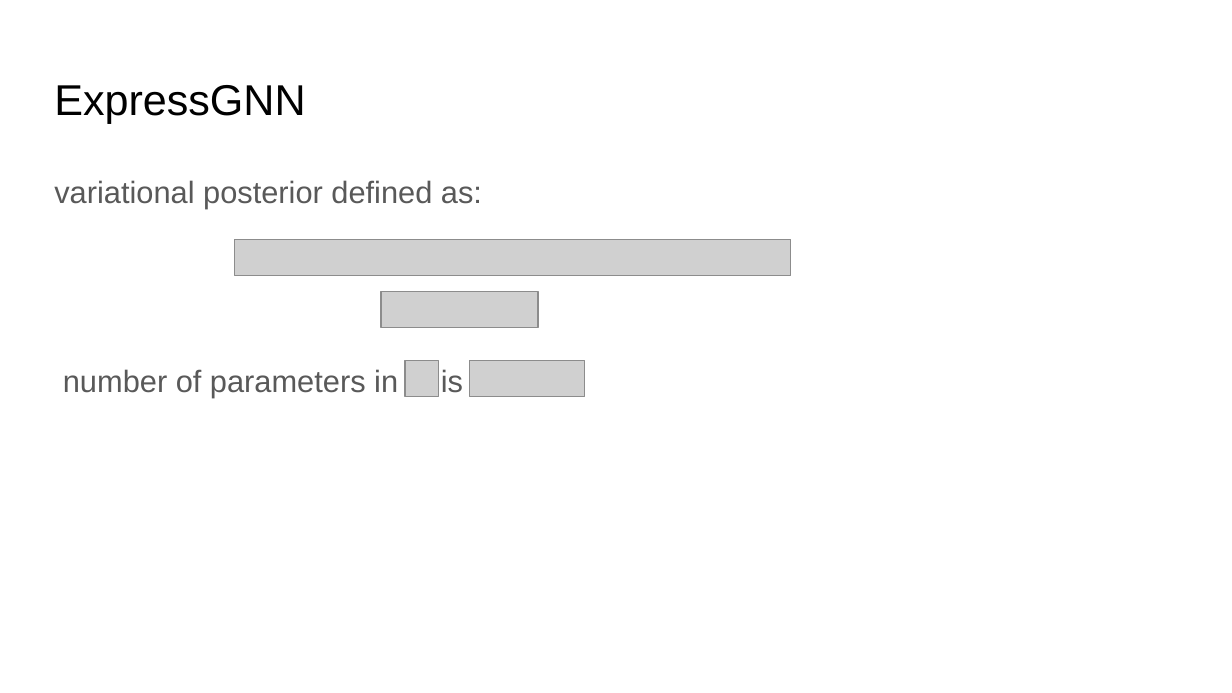
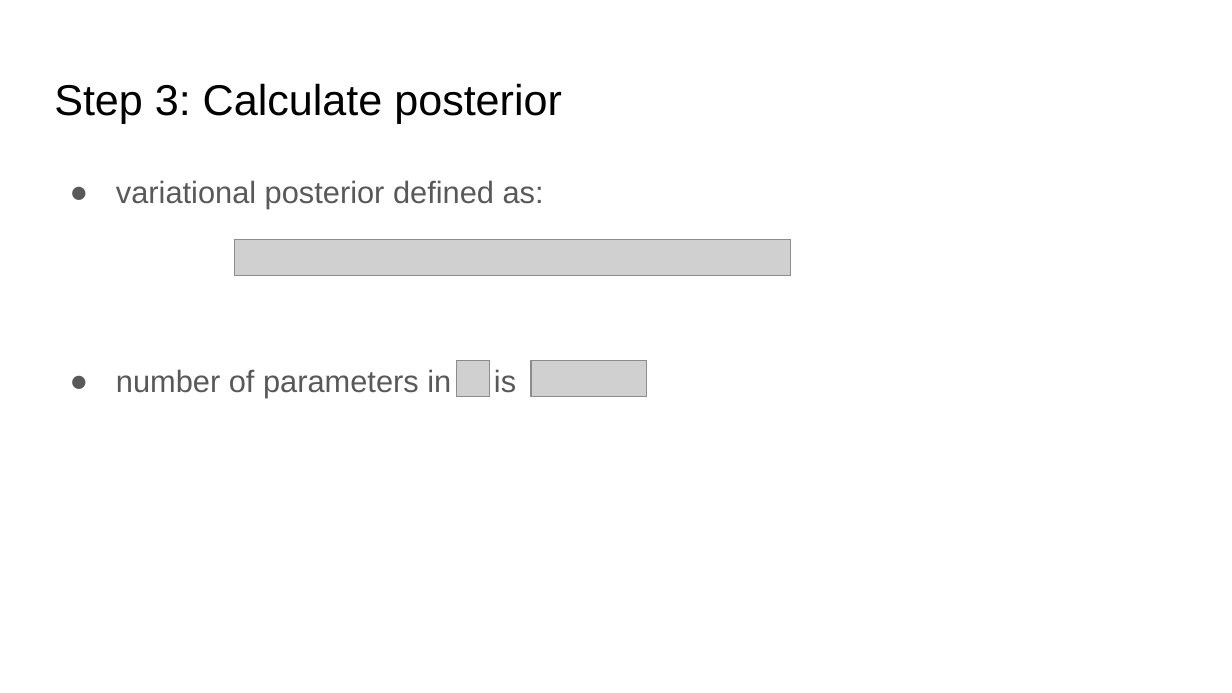
Before and after one commit to yichousun/Winter2021_CS249_GNN, a slide deck: slide 26 of Paper_Presentation/Knowledge_Graph/Efficient_Probabilistic_Logic_Reasoning_with_Graph_Neural_Networks/presentation/cs249 presentation.pptx (slide 22 before the commit). Drawn at 1232x693 pixels with LibreOffice and Linux fonts; fonts in the diff are those of the drawing; grey boxes stand for pictures. Boxes give left, top, right and bottom in pixels: in the first picture for what was removed or moved away, otherwise in the second. Text is boxed around its words. In the diff, an @@ line names an element or a change of style, - is before the commit and + after.

```diff
--- a/Paper_Presentation/Knowledge_Graph/Efficient_Probabilistic_Logic_Reasoning_with_Graph_Neural_Networks/presentation/cs249 presentation.pptx
+++ b/Paper_Presentation/Knowledge_Graph/Efficient_Probabilistic_Logic_Reasoning_with_Graph_Neural_Networks/presentation/cs249 presentation.pptx
@@ title at [54, 83, 562, 123]: text changed @@
-ExpressGNN
+Step 3: Calculate posterior
@@ text "variational posterior defined as:" at [116, 180, 544, 398]: bullet none to ● @@
@@ picture removed at [381, 291, 537, 328] @@
@@ picture: place and size @@
-picture at [405, 361, 439, 398]
+picture at [456, 361, 489, 398]
@@ picture: place and size @@
-picture at [469, 361, 585, 398]
+picture at [531, 361, 647, 398]
```
Also in this commit, not shown: 17 other slides changed, 11 slides added, 4 slides removed, 1 other file.
